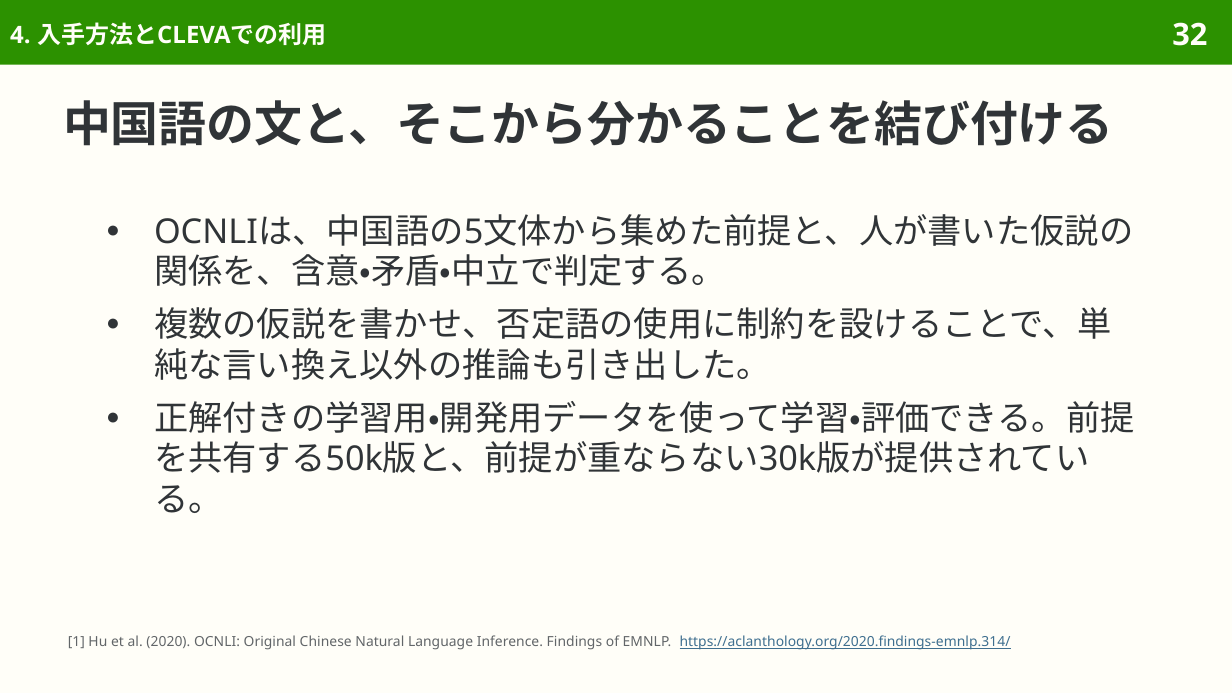
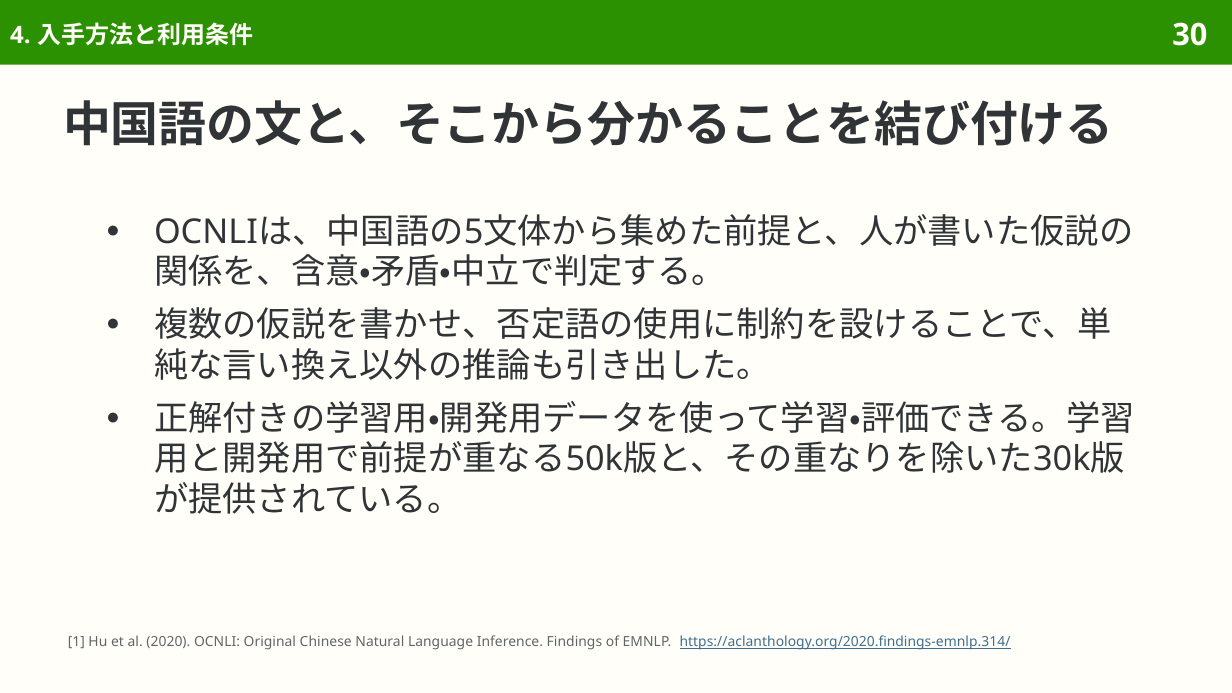
Before and after one commit to sasakiy84/datasets-in-10-minutes, a slide deck: slide 30 of slides/datasets-in-10-minutes-ocnli.pptx (slide 32 before the commit). Drawn at 1232x693 pixels with LibreOffice and Linux fonts; fonts in the diff are those of the drawing. Boxes give left, top, right and bottom in pixels: in the first picture for what was removed or moved away, otherwise in the second. Text is boxed around its words. In the diff, an @@ line names an element or a change of style, - is before the commit and + after.

```diff
--- a/slides/datasets-in-10-minutes-ocnli.pptx
+++ b/slides/datasets-in-10-minutes-ocnli.pptx
@@ title at [10, 22, 253, 45]: text changed @@
-4. 入手方法とCLEVAでの利用
+4. 入手方法と利用条件
@@ page number at [1172, 22, 1207, 46]: text changed @@
-32
+30
@@ text at [154, 401, 1135, 514]: text changed @@
-● 正解付きの学習用・開発用データを使って学習・評価できる。前提を共有する50k版と、前提が重ならない30k版が提供されている。
+● 正解付きの学習用・開発用データを使って学習・評価できる。学習用と開発用で前提が重なる50k版と、その重なりを除いた30k版が提供されている。
```
Also in this commit, not shown: 4 other slides changed, 3 slides removed, 50 other files.
